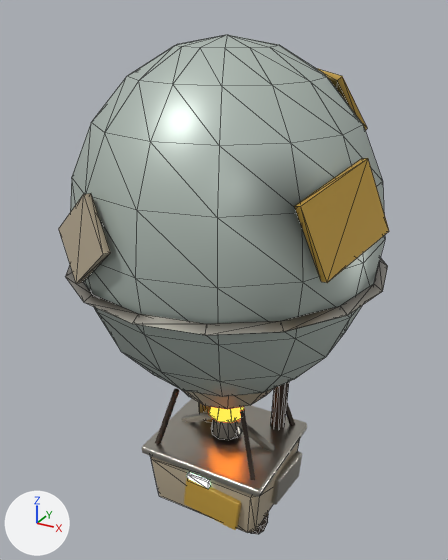
The glTF model github-io/public/models/balloon.glb as it was, and as the next commit left it.
Before and after are seen from a camera (50 mm lens) standing at (2.11, -3.88, 4.38) and looking at (-0.07, 0.09, 2.4). Arrows for +X, +Y and +Z are at lower left; the lights stay in place. The older version comes first. Mesh edges are drawn as thin lines on the coarser meshes. Where no turn or scale is listed for an object, it has been applied to the vertices.

Names of what the first picture shows: 'Envelope', 'Envelope_band', 'Exhaust_stack', 'Gondola', 'Gondola_rim', 'Patches', 'Patches.001', 'Rigging', 'Side_plates.001', 'Side_plates.002', 'Skirt' and 6 more.
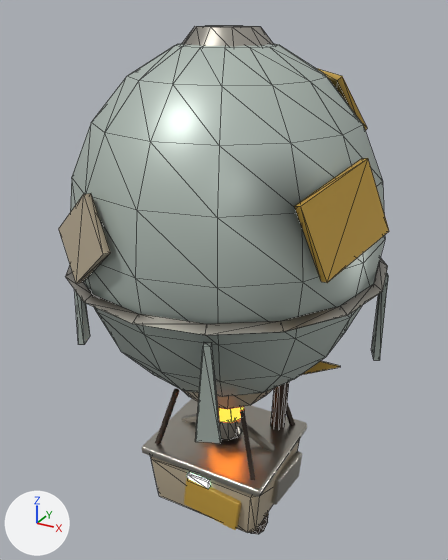
Scene script edits in JSON lines:
```json
{"op": "add", "block": "me_pennant", "code": ["me_pennant = bpy.data.meshes.new('Pennant')", "me_pennant.from_pydata(...)  # 6 vertices, 8 faces; spans x 0.415..0.793, y 0.351..0.57, z 1.5..1.72", "me_pennant.materials.append(mat_hazard)"]}
{"op": "add", "block": "me_streamers", "code": ["me_streamers = bpy.data.meshes.new('Streamers')", "me_streamers.from_pydata(...)  # 32 vertices, 48 faces; spans x -1.15..1.15, y -1.15..1.15, z 1.85..2.55", "me_streamers.materials.append(mat_team)"]}
{"op": "add", "block": "me_vent_cap", "code": ["me_vent_cap = bpy.data.meshes.new('Vent_cap')", "me_vent_cap.from_pydata(...)  # a 10-sided cut cone along z (radius 0.34 at the low end, 0.22 at the high end) spanning x -0.323..0.323, y -0.34..0.34, z 4.13..4.27", "me_vent_cap.materials.append(mat_steel)"]}
{"op": "add", "block": "ob_pennant", "code": ["ob_pennant = bpy.data.objects.new('Pennant', me_pennant)", "ob_pennant.location = (0.0, 0.0, 0.0)"]}
{"op": "add", "block": "ob_streamers", "code": ["ob_streamers = bpy.data.objects.new('Streamers', me_streamers)", "ob_streamers.location = (0.0, 0.0, 0.0)"]}
{"op": "add", "block": "ob_vent_cap", "code": ["ob_vent_cap = bpy.data.objects.new('Vent_cap', me_vent_cap)", "ob_vent_cap.location = (0.0, 0.0, 0.0)"]}
```

What differs and where, as boxes (x1, y1, x2, y2) in the pictures (448 x 560 px):
```json
{"object": "Streamers", "change": "added", "after": [74, 273, 388, 443]}
{"object": "Vent_cap", "change": "added", "after": [182, 26, 273, 47]}
{"object": "Pennant", "change": "added", "after": [301, 361, 340, 375]}
```
